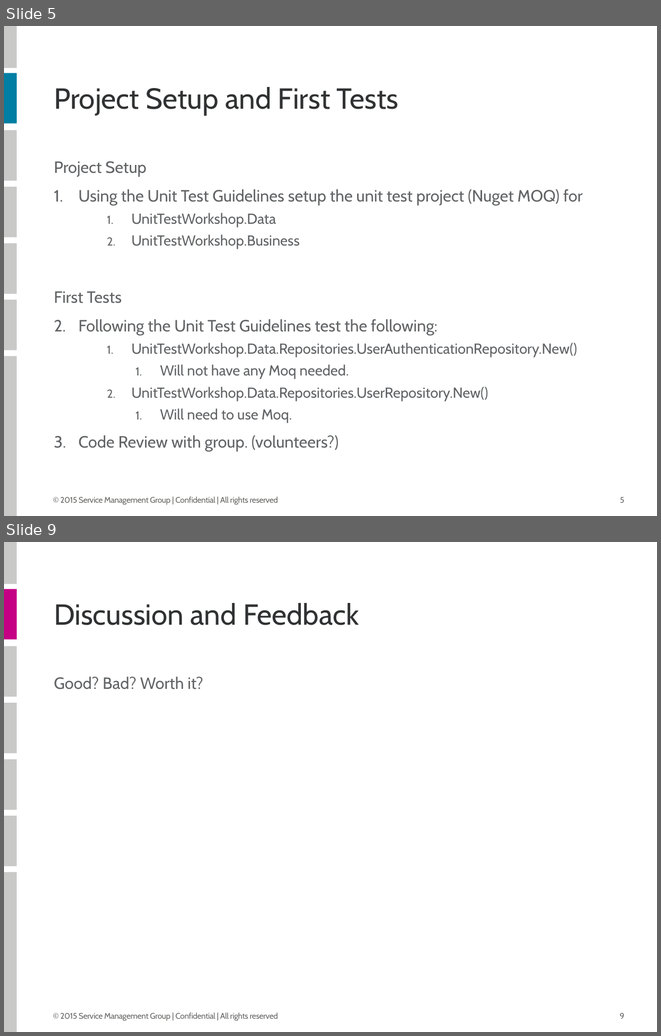
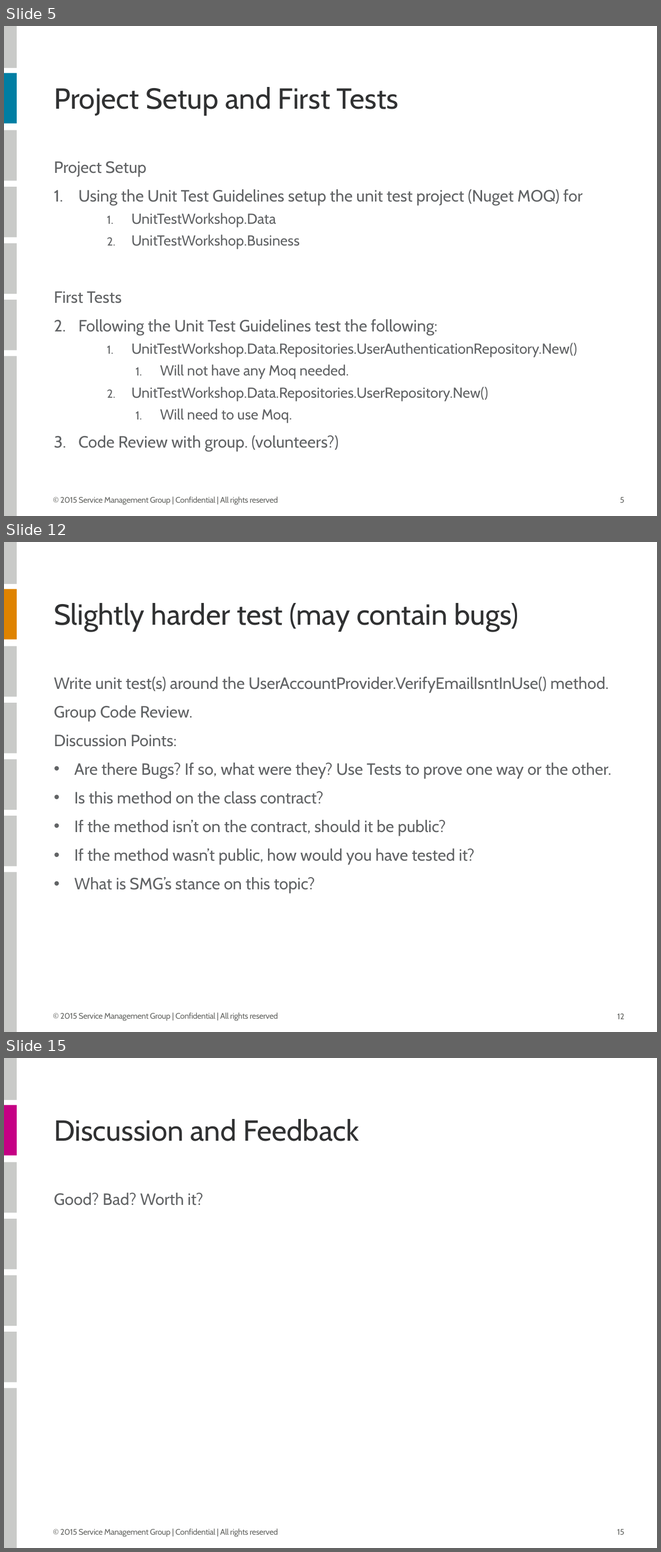
Before and after one commit to taeatonDev/UnitTestTraining, a slide deck: Unit Test Course Outline.pptx. Shown one above the other, each under a label of ours: slides 5 and 9 before the commit, slides 5, 12 and 15 after it; the slides between them are not shown. The pictures are 661x1036 and 661x1552 pixels, drawn with LibreOffice and Linux fonts; fonts in the diff are those of the drawing. Boxes give left, top, right and bottom in pixels: in the first picture for what was removed or moved away, otherwise in the second. Text is boxed around its words. In the diff, an @@ line names an element or a change of style, - is before the commit and + after.

Commit message:
Update to Email

```diff
--- a/Unit Test Course Outline.pptx
+++ b/Unit Test Course Outline.pptx
@@ slide 12 added at [4, 542, 657, 1032], background #FFFFFF; not listed: 7 template elements that a slide beside it also shows @@
@@ rectangle added at [4, 589, 17, 640], fill #DF8300 @@
@@ title added at [54, 603, 519, 632], 32 pt, text #303132 @@
+Slightly harder test (may contain bugs)
@@ text added at [54, 677, 611, 893], 18 pt, text #616365 @@
+Write unit test(s) around the UserAccountProvider.VerifyEmailIsntInUse() method.
+Group Code Review.
+Discussion Points:
+• Are there Bugs? If so, what were they? Use Tests to prove one way or the other.
+• Is this method on the class contract?
+• If the method isn’t on the contract, should it be public?
+• If the method wasn’t public, how would you have tested it?
+• What is SMG’s stance on this topic?
@@ page number added at [617, 1013, 624, 1019], 9 pt, text #646663 @@
+12
@@ what was slide 9 is now slide 15 @@
@@ page number at [617, 1529, 624, 1534]: text changed @@
-9
+15
```
Also in this commit, not shown: 4 slides changed, 5 other slides added.
